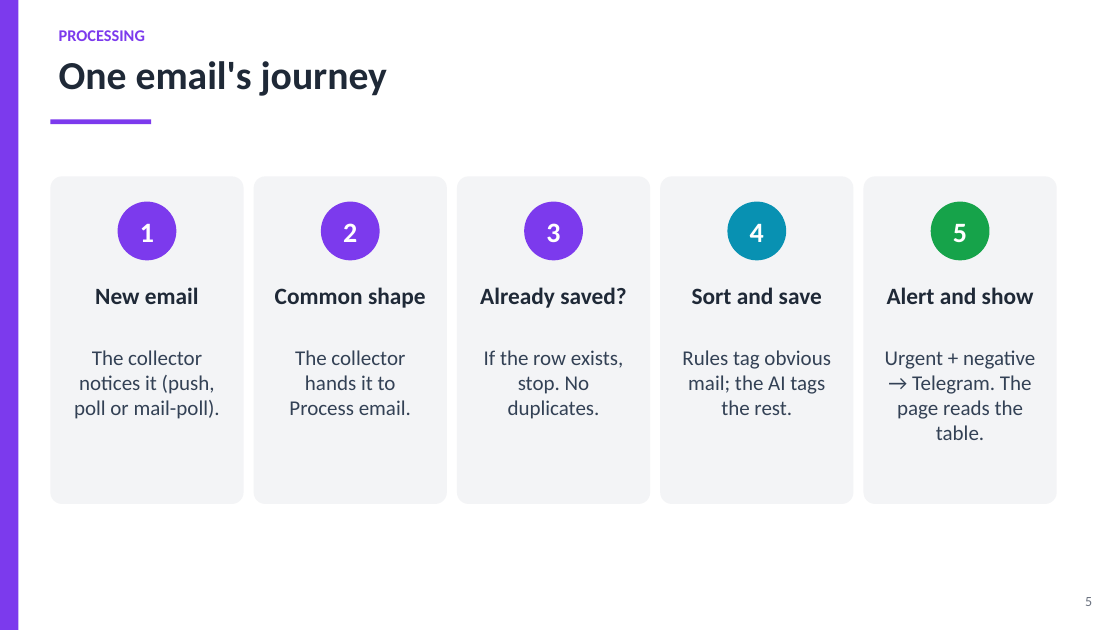
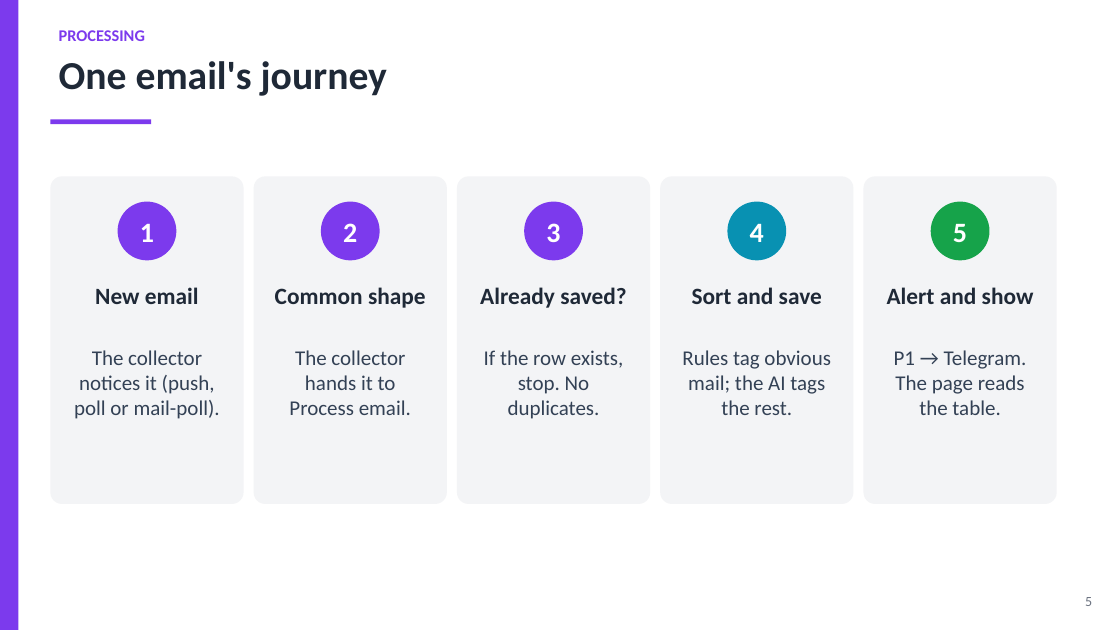
Before and after one commit to Olwethu-Dlamini/mailflow, a slide deck: slide 5 of deck/MailFlow.pptx. Drawn at 1120x630 pixels with LibreOffice and Linux fonts; fonts in the diff are those of the drawing. Boxes give left, top, right and bottom in pixels: in the first picture for what was removed or moved away, otherwise in the second. Text is boxed around its words. In the diff, an @@ line names an element or a change of style, - is before the commit and + after.

```diff
--- a/deck/MailFlow.pptx
+++ b/deck/MailFlow.pptx
@@ text at bbox=[894, 350, 1027, 415]: text changed @@
-Urgent + negative → Telegram. The page reads the table.
+P1 → Telegram. The page reads the table.
```
Also in this commit, not shown: 5 other slides changed, 20 other files.
